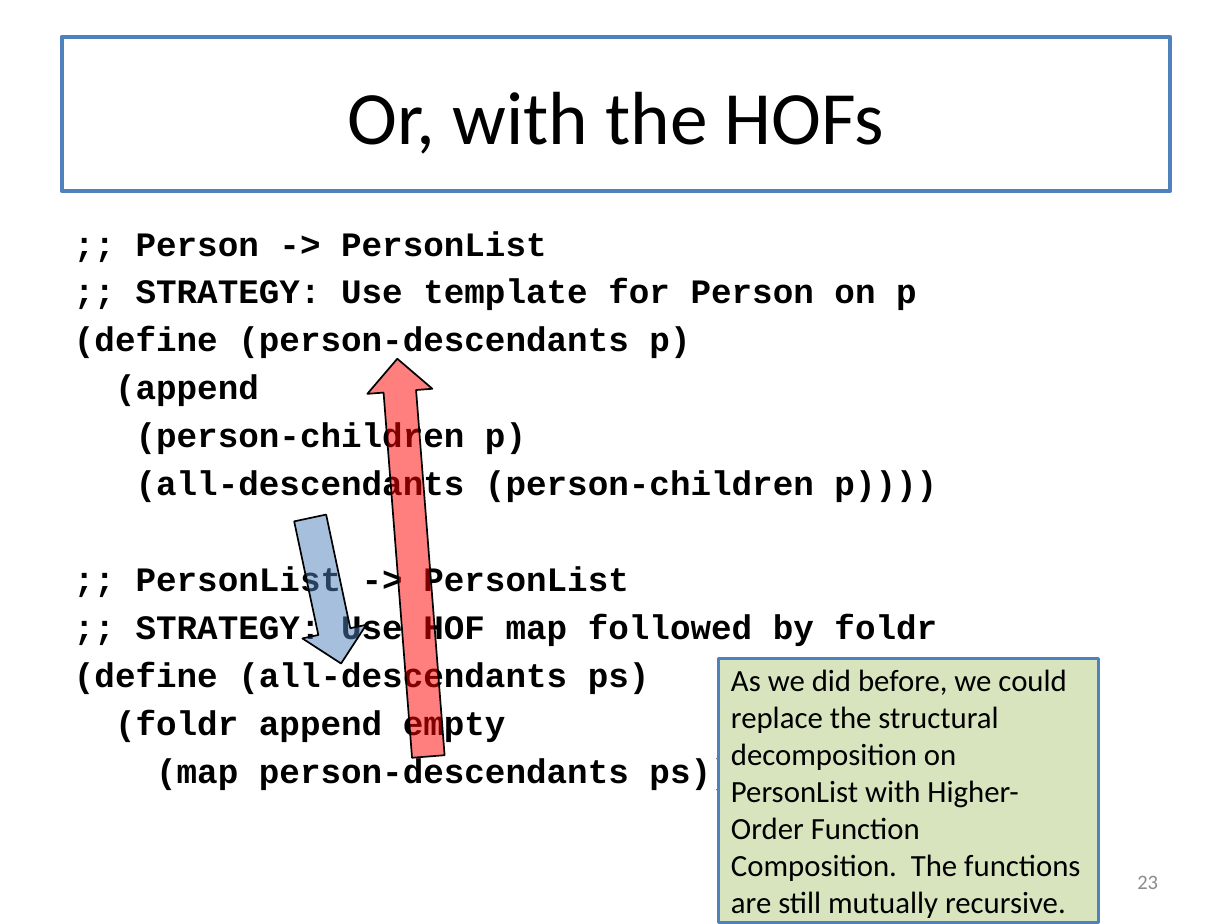
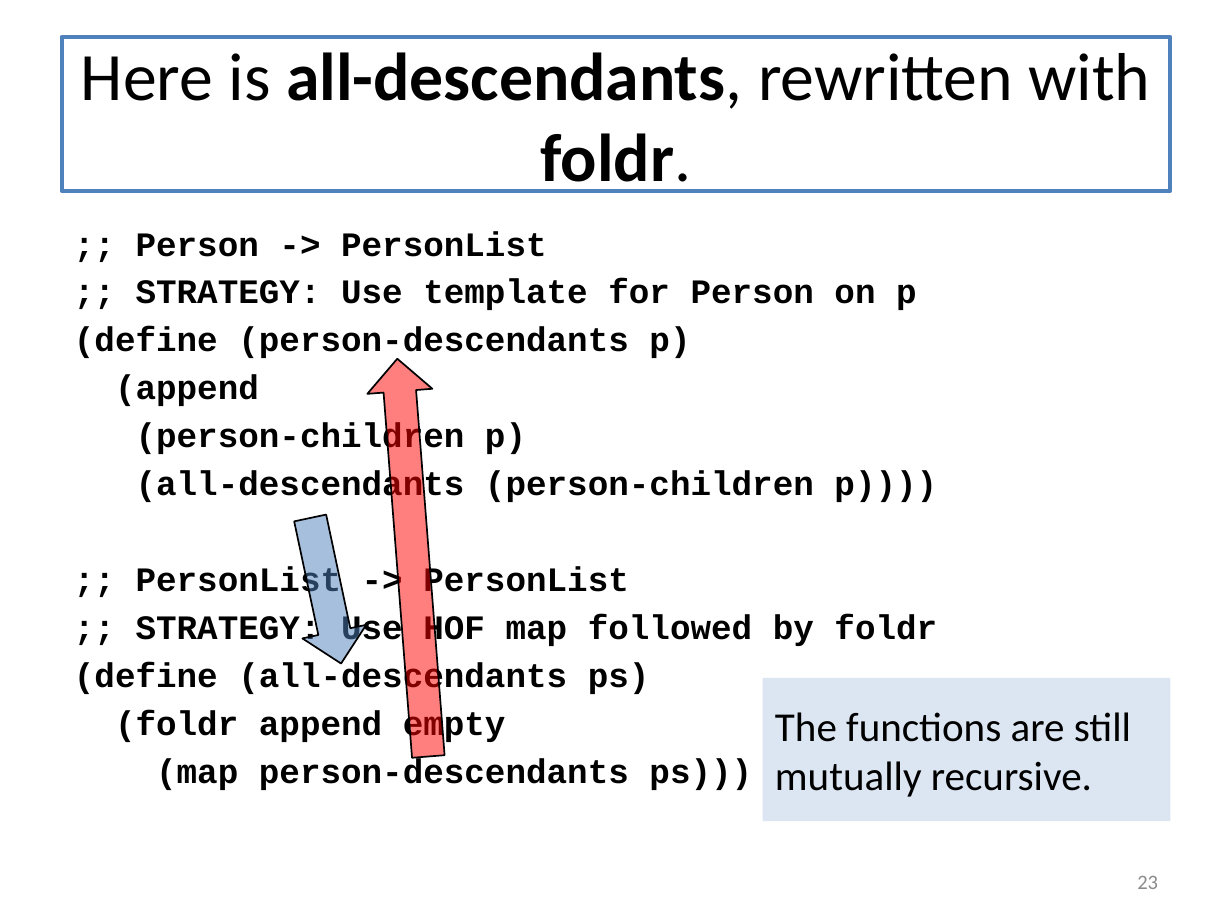
Before and after one commit to mwand/cs5010f17, a slide deck: slide 23 of Slides/Lesson 6.4 Foldr.pptx. Drawn at 1232x924 pixels with LibreOffice and Linux fonts; fonts in the diff are those of the drawing. Boxes give left, top, right and bottom in pixels: in the first picture for what was removed or moved away, otherwise in the second. Text is boxed around its words. In the diff, an @@ line names an element or a change of style, - is before the commit and + after.

```diff
--- a/Slides/Lesson 6.4 Foldr.pptx
+++ b/Slides/Lesson 6.4 Foldr.pptx
@@ title at bbox=[81, 52, 1150, 193]: text changed; size 44 to 39.6 pt @@
-Or, with the HOFs
+Here is all-descendants, rewritten with foldr.
@@ rectangle "The functions are still mutually ...": place and size @@
-rectangle "The functions are still mutually ..." at bbox=[718, 659, 1098, 923]
+rectangle "The functions are still mutually ..." at bbox=[763, 678, 1170, 821]
@@ rectangle "The functions are still mutually ..." at bbox=[763, 678, 1170, 821]: fill #D7E4BD to #DCE6F2; outline #4F81BD 2 pt to none @@
@@ text in rectangle at bbox=[775, 712, 1131, 797]: text changed; size 18 to 24 pt @@
-As we did before, we could replace the structural decomposition on PersonList with Higher-Order Function Composition. The functions are still mutually recursive.
+The functions are still mutually recursive.
```
Also in this commit, not shown: 13 other slides changed, 5 slides added, 1 slide removed, 7 other files.
